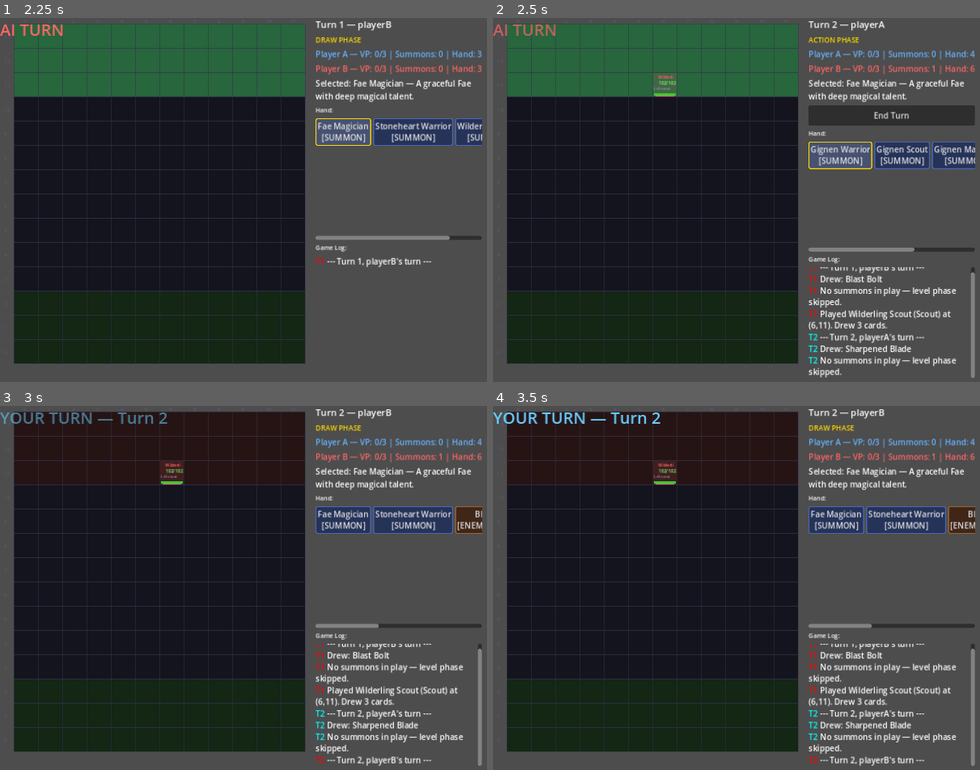
Above: before the commit, frames 1-4 (two rows, left to right).
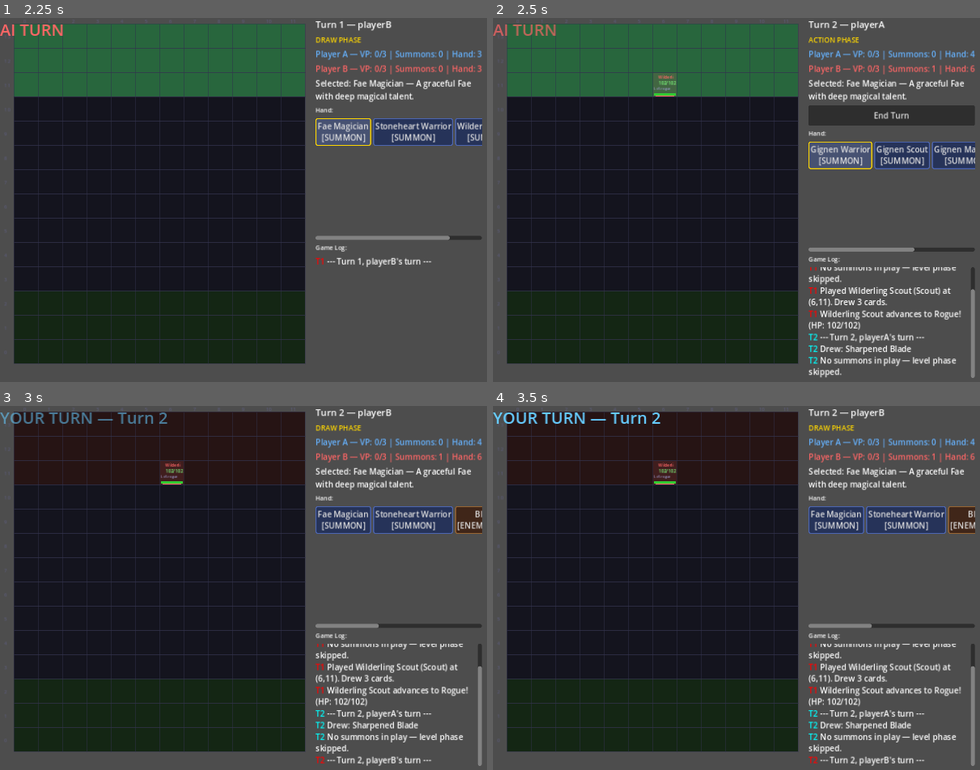
Above: after the commit, the same moments.

Repository: look-itsaxiom/summoners-grid
Game: Godot game, scene res://scenes/menu.tscn
Two runs of this game, one before a commit and one after it. Both use one fixed random seed, a clock stepped at 60 frames per second and the inputs below.
Inputs:
- Up to frame 1 (2.25 s): click "Watch AI vs AI" at 0.5 s; click "End Turn" at 1.25 s; click "Fae Magician [SUMMON]" at 2 s
- Up to frame 2 (2.5 s): no input
- Up to frame 3 (3 s): click "End Turn" at 2.75 s
- Up to frame 4 (3.5 s): no input

Frame 1 is identical in both runs. In frame 2, 1.5% of the frame differs, in the area x 34-100%, y 19-86%; in frame 3, 1.5%, in the area x 34-100%, y 19-83%; in frame 4, 1.5%.

Commit message:
feat: advance cards — role advancement system (7 cards)
Core mechanic ported from web prototype:
- GameManager: get_playable_advance_cards (checks role + level reqs),
  play_advance_card (role change via SummonFactory.apply_role_advance)
- 7 advance cards: Berserker Rage (Warrior→Berserker Lv10+),
  Knight's Oath (Warrior→Knight Lv7+), Shadow Pact (Magician→Warlock),
  Explorer's Path (Scout→Explorer Lv7+), Rogue's Shadow (Scout→Rogue),
  Elemental Focus (Magician→Elemental Mage), Light Mage's Prayer
  (Magician→Light Mage)
- Player A deck: 4 advance cards, Player B deck: 3 advance cards
- UI: purple [ADVANCE] buttons in hand when requirements met
- AI plays advance cards on eligible summons (with level_up SFX)

Total cards: 43 (6 summons, 24 actions, 2 quests, 2 buildings, 7 advances)

Co-Authored-By: Claude Opus 4.6 (1M context) <noreply@anthropic.com>

Diff:
--- a/godot/scripts/data/cards.gd
+++ b/godot/scripts/data/cards.gd
@@ -328,6 +328,77 @@
 		"description": "Summons on this tile heal at end of turn.",
 		"dimensions": { "width": 1, "height": 1 }, "is_trap": false,
 		"requirements": [], "effects": [{ "type": "heal", "base_power": 15, "description": "Heal at end of turn" }],
+	},
+}
+
+# ─── Advance Cards ───
+
+var ADVANCES := {
+	"berserker_rage": {
+		"id": "berserker_rage", "name": "Berserker Rage", "card_type": "advance",
+		"advance_type": "role_change", "element": "neutral", "pile_destination": "discard",
+		"description": "Advance Warrior (Lv10+) to Berserker. High STR, low DEF.",
+		"target_role": "berserker",
+		"requirements": [
+			{ "type": "role", "role_id": "warrior", "description": "Must be Warrior" },
+			{ "type": "level", "min_level": 10, "description": "Level 10+" },
+		],
+	},
+	"knights_oath": {
+		"id": "knights_oath", "name": "Knight's Oath", "card_type": "advance",
+		"advance_type": "role_change", "element": "neutral", "pile_destination": "discard",
+		"description": "Advance Warrior (Lv7+) to Knight. High DEF and END.",
+		"target_role": "knight",
+		"requirements": [
+			{ "type": "role", "role_id": "warrior", "description": "Must be Warrior" },
+			{ "type": "level", "min_level": 7, "description": "Level 7+" },
+		],
+	},
+	"shadow_pact": {
+		"id": "shadow_pact", "name": "Shadow Pact", "card_type": "advance",
+		"advance_type": "role_change", "element": "dark", "pile_destination": "discard",
+		"description": "Advance Magician to Warlock. High INT + LCK, low SPI.",
+		"target_role": "warlock",
+		"requirements": [
+			{ "type": "role", "role_id": "magician", "description": "Must be Magician" },
+		],
+	},
+	"explorers_path": {
+		"id": "explorers_path", "name": "Explorer's Path", "card_type": "advance",
+		"advance_type": "role_change", "element": "neutral", "pile_destination": "discard",
+		"description": "Advance Scout (Lv7+) to Explorer. Balanced SPD and END.",
+		"target_role": "explorer",
+		"requirements": [
+			{ "type": "role", "role_id": "scout", "description": "Must be Scout" },
+			{ "type": "level", "min_level": 7, "description": "Level 7+" },
+		],
+	},
+	"rogues_shadow": {
+		"id": "rogues_shadow", "name": "Rogue's Shadow", "card_type": "advance",
+		"advance_type": "role_change", "element": "dark", "pile_destination": "discard",
+		"description": "Advance Scout to Rogue. High SPD + ACC + LCK.",
+		"target_role": "rogue",
+		"requirements": [
+			{ "type": "role", "role_id": "scout", "description": "Must be Scout" },
+		],
+	},
+	"elemental_focus": {
+		"id": "elemental_focus", "name": "Elemental Focus", "card_type": "advance",
+		"advance_type": "role_change", "element": "fire", "pile_destination": "discard",
+		"description": "Advance Magician to Elemental Mage. High INT + MDF.",
+		"target_role": "elemental_mage",
+		"requirements": [
+			{ "type": "role", "role_id": "magician", "description": "Must be Magician" },
+		],
+	},
+	"light_mage_prayer": {
+		"id": "light_mage_prayer", "name": "Light Mage's Prayer", "card_type": "advance",
+		"advance_type": "role_change", "element": "light", "pile_destination": "discard",
+		"description": "Advance Magician to Light Mage. High SPI + healing.",
+		"target_role": "light_mage",
+		"requirements": [
+			{ "type": "role", "role_id": "magician", "description": "Must be Magician" },
+		],
 	},
 }
 
@@ -360,7 +431,12 @@
 			QUESTS["nearwood_forest"],
 			QUESTS["trial_of_strength"],
 		]),
-		"advance_deck": [],
+		"advance_deck": _dup_all([
+			ADVANCES["berserker_rage"],
+			ADVANCES["knights_oath"],
+			ADVANCES["explorers_path"],
+			ADVANCES["light_mage_prayer"],
+		]),
 	}
 
 
@@ -388,7 +464,11 @@
 			ACTIONS["healing_hands"],
 			ACTIONS["mend_wounds"],
 		]),
-		"advance_deck": [],
+		"advance_deck": _dup_all([
+			ADVANCES["shadow_pact"],
+			ADVANCES["rogues_shadow"],
+			ADVANCES["elemental_focus"],
+		]),
 	}
 
 
--- a/godot/scripts/engine/game_manager.gd
+++ b/godot/scripts/engine/game_manager.gd
@@ -555,6 +555,84 @@
 
 	summon_defeated.emit(unit)
 	check_victory()
+
+
+# ─── Advance Cards (Role Advancement) ───
+
+func get_playable_advance_cards() -> Array:
+	## Returns array of { "index": int, "card": Dict, "valid_targets": Array[Dict] }
+	var p: Dictionary = players[active_player]
+	var advance_deck: Array = p.get("advance_deck", [])
+	var my_summons := _get_summons_for(active_player)
+	var results: Array = []
+
+	for i in range(advance_deck.size()):
+		var card: Dictionary = advance_deck[i]
+		var valid_targets: Array = []
+
+		for unit in my_summons:
+			var meets_reqs := true
+			for req in card.get("requirements", []):
+				var req_type: String = req.get("type", "")
+				if req_type == "role":
+					var req_role_id: String = req.get("role_id", "")
+					if req_role_id != "" and unit["current_role"] != req_role_id:
+						meets_reqs = false
+					var req_family: String = req.get("role_family", "")
+					if req_family != "":
+						var role_def: Dictionary = RolesData.get_definition(unit["current_role"])
+						if role_def.get("family", "") != req_family:
+							meets_reqs = false
+				if req_type == "level":
+					var min_level: int = req.get("min_level", 0)
+					if unit["level"] < min_level:
+						meets_reqs = false
+			if meets_reqs:
+				valid_targets.append(unit)
+
+		if valid_targets.size() > 0:
+			results.append({ "index": i, "card": card, "valid_targets": valid_targets })
+
+	return results
+
+
+func play_advance_card(advance_index: int, target_unit_id: String) -> void:
+	var p: Dictionary = players[active_player]
+	var advance_deck: Array = p.get("advance_deck", [])
+
+	if advance_index < 0 or advance_index >= advance_deck.size():
+		add_log("Invalid advance card.")
+		return
+
+	var card: Dictionary = advance_deck[advance_index]
+	var tgt_idx := _find_summon_index(target_unit_id)
+	if tgt_idx == -1:
+		add_log("Invalid target for advance card.")
+		return
+
+	var unit: Dictionary = board_summons[tgt_idx]
+	if unit["owner"] != active_player:
+		add_log("Not your summon!")
+		return
+
+	# Remove from advance deck, send to discard
+	advance_deck.remove_at(advance_index)
+	p["discard_pile"].append(card)
+
+	var advance_type: String = card.get("advance_type", "role_change")
+	var target_role: String = card.get("target_role", "")
+
+	if advance_type == "role_change" and target_role != "":
+		var advanced: Dictionary = SummonFactory.apply_role_advance(unit, target_role)
+		board_summons[tgt_idx] = advanced
+
+		var role_name: String = RolesData.get_definition(target_role).get("name", target_role)
+		add_log("%s advances to %s! (HP: %d/%d)" % [
+			unit["card"].get("name", "?"), role_name,
+			advanced["current_hp"], advanced["max_hp"]
+		])
+
+	card_played.emit(card)
 
 
 ## Set a counter/reaction card face-down.
--- a/godot/scripts/ui/game_screen.gd
+++ b/godot/scripts/ui/game_screen.gd
@@ -230,6 +230,38 @@
 		var idx := i
 		btn.pressed.connect(func(): _on_card_selected(idx))
 		hand_container.add_child(btn)
+
+	# Add playable advance cards
+	var playable = _gm.get_playable_advance_cards()
+	for entry in playable:
+		var card: Dictionary = entry["card"]
+		var adv_btn := Button.new()
+		adv_btn.text = "%s\n[ADVANCE]" % card.get("name", "?")
+		adv_btn.custom_minimum_size = Vector2(110, 55)
+		adv_btn.tooltip_text = card.get("description", "")
+
+		var adv_style := StyleBoxFlat.new()
+		adv_style.bg_color = Color(0.3, 0.15, 0.35)
+		adv_style.border_color = Color(0.7, 0.3, 0.8)
+		adv_style.border_width_bottom = 2
+		adv_style.border_width_top = 2
+		adv_style.border_width_left = 2
+		adv_style.border_width_right = 2
+		adv_style.corner_radius_top_left = 4
+		adv_style.corner_radius_top_right = 4
+		adv_style.corner_radius_bottom_left = 4
+		adv_style.corner_radius_bottom_right = 4
+		adv_btn.add_theme_stylebox_override("normal", adv_style)
+
+		var adv_index: int = entry["index"]
+		var targets: Array = entry["valid_targets"]
+		adv_btn.pressed.connect(func():
+			if targets.size() > 0:
+				_gm.play_advance_card(adv_index, targets[0]["instance_id"])
+				_sfx.level_up()
+				_refresh_ui()
+		)
+		hand_container.add_child(adv_btn)
 
 
 func _on_cell_clicked(pos: Vector2i) -> void:
@@ -413,6 +445,15 @@
 
 	if _gm.is_game_over: return
 
+	# 1b. Play advance cards if eligible
+	var playable_advances = _gm.get_playable_advance_cards()
+	for entry in playable_advances:
+		if entry["valid_targets"].size() > 0:
+			_gm.play_advance_card(entry["index"], entry["valid_targets"][0]["instance_id"])
+			_sfx.level_up()
+			break
+	if _gm.is_game_over: return
+
 	# 2. Play action cards (5-priority system ported from web AI)
 	_ai_play_action_cards(ai_player)
 
